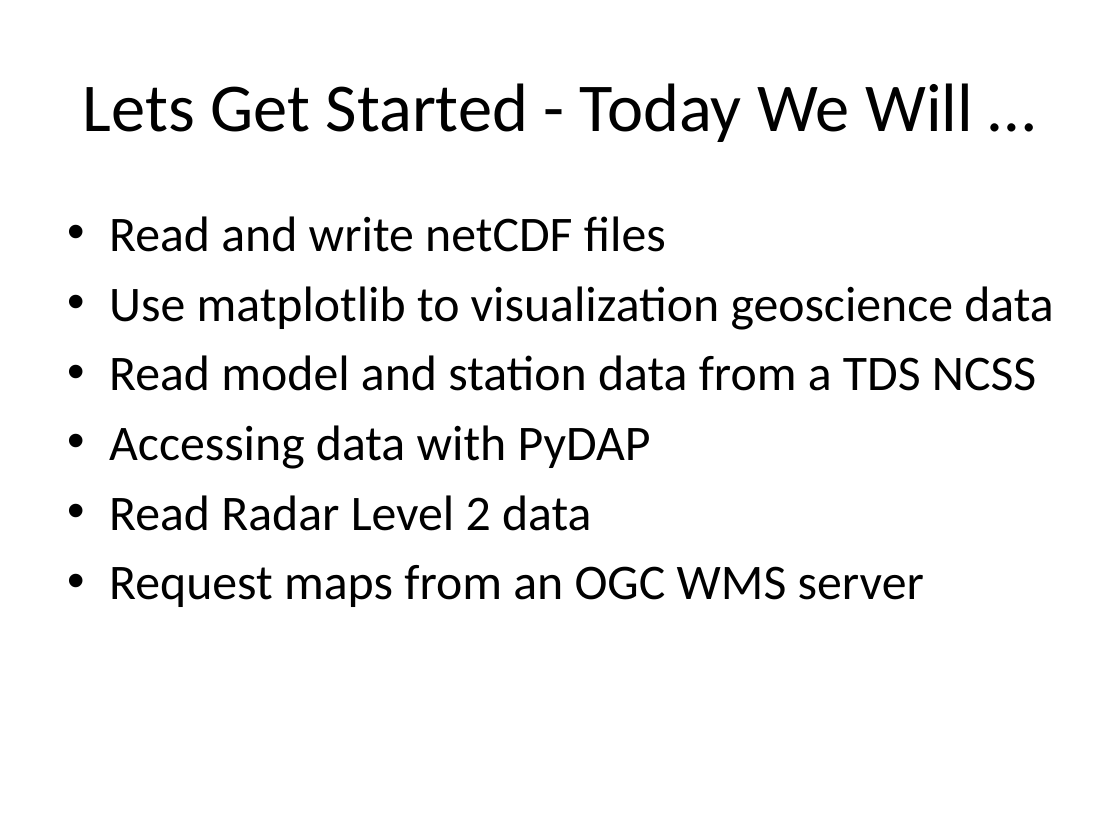
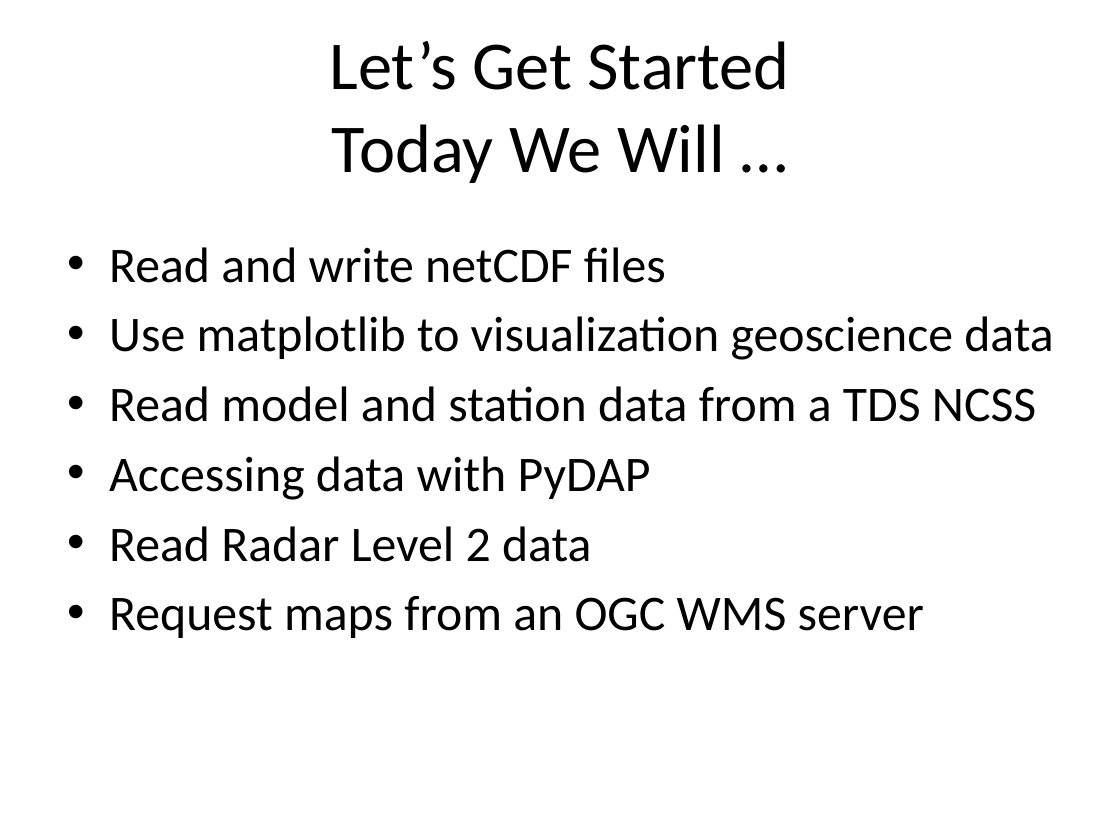
Before and after one commit to Unidata/python-workshop, a slide deck: slide 16 of Overview.pptx. Drawn at 1120x840 pixels with LibreOffice and Linux fonts; fonts in the diff are those of the drawing; background and template pictures are left out. Boxes give left, top, right and bottom in pixels: in the first picture for what was removed or moved away, otherwise in the second. Text is boxed around its words. In the diff, an @@ line names an element or a change of style, - is before the commit and + after.

```diff
--- a/Overview.pptx
+++ b/Overview.pptx
@@ title at [330, 41, 790, 183]: text changed @@
-Lets Get Started - Today We Will …
+Let’s Get Started
+Today We Will …
@@ text "Read and write netCDF files": place and size @@
-text "Read and write netCDF files" at [109, 216, 1053, 607]
+text "Read and write netCDF files" at [109, 247, 1053, 638]
```
Also in this commit, not shown: 2 other slides changed.
